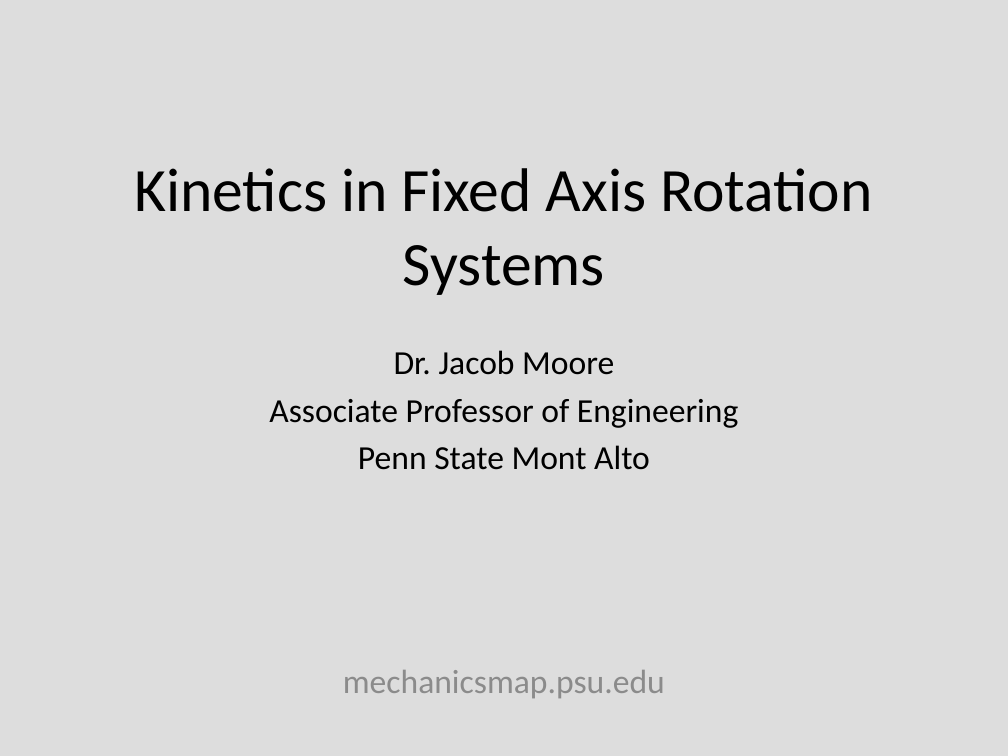
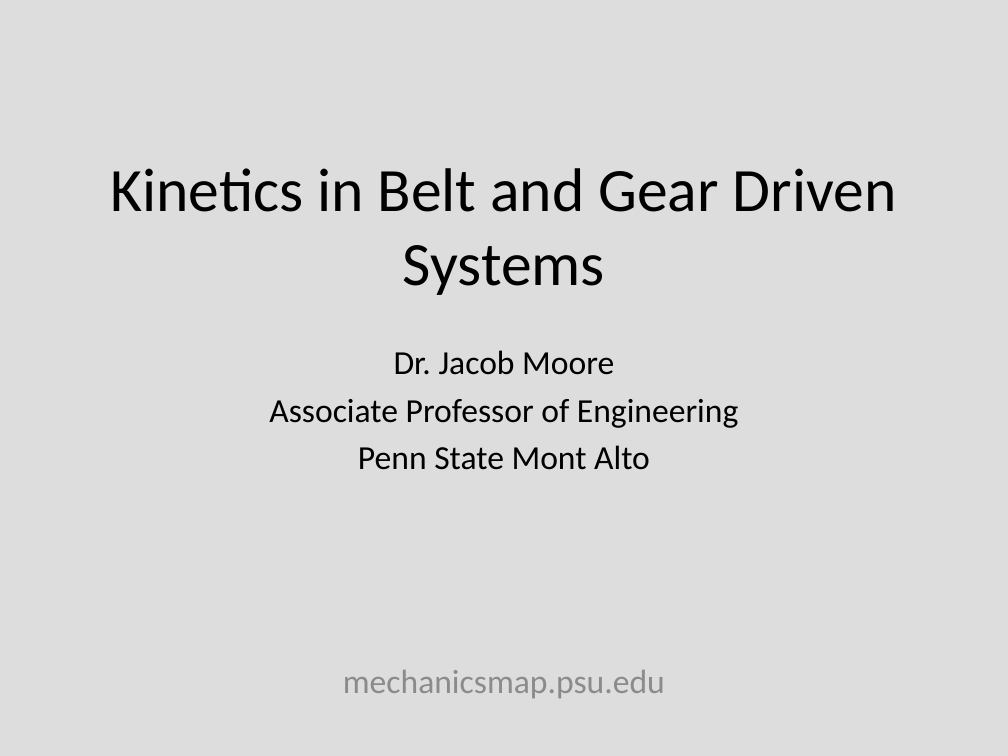
Before and after one commit to JacobMoore/mechanics_textbook, a slide deck: slide 1 of Lecture Slides/VideoLectureSlides/WIP_13.2.pptx. Drawn at 1008x756 pixels with LibreOffice and Linux fonts; fonts in the diff are those of the drawing; background and template pictures are left out. Boxes give left, top, right and bottom in pixels: in the first picture for what was removed or moved away, otherwise in the second. Text is boxed around its words. In the diff, an @@ line names an element or a change of style, - is before the commit and + after.

```diff
--- a/Lecture Slides/VideoLectureSlides/WIP_13.2.pptx
+++ b/Lecture Slides/VideoLectureSlides/WIP_13.2.pptx
@@ title at [110, 168, 897, 295]: text changed @@
-Kinetics in Fixed Axis Rotation Systems
+Kinetics in Belt and Gear Driven Systems
```
Also in this commit, not shown: 13 other files.
